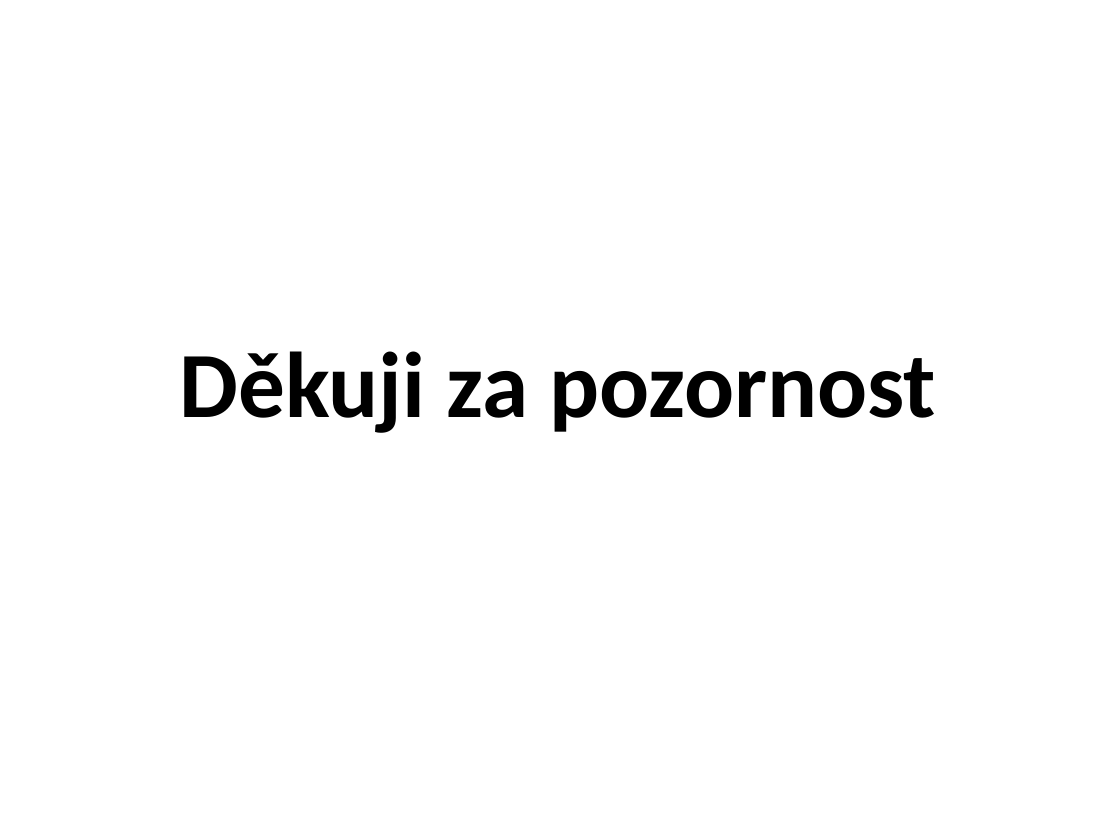
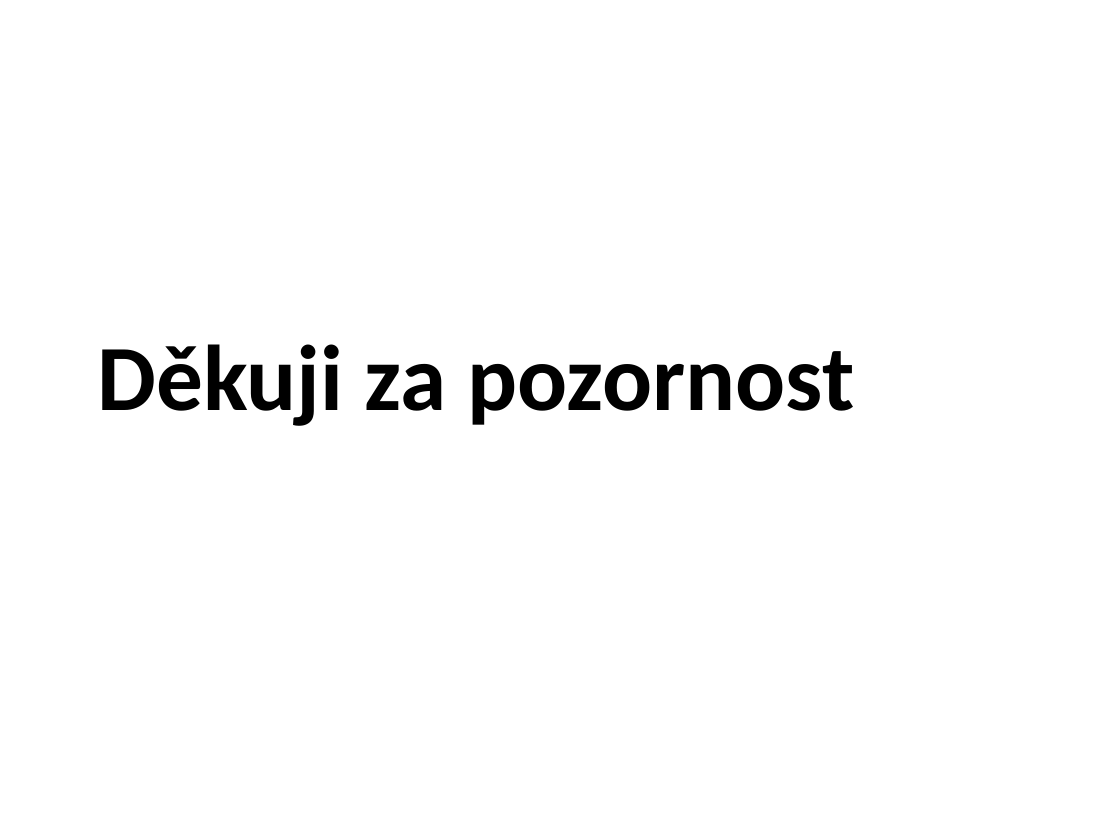
Before and after one commit to zimice/pr4_nis2, a slide deck: slide 10 of NIS2_kochanek.pptx (slide 9 before the commit). Drawn at 1120x840 pixels with LibreOffice and Linux fonts; fonts in the diff are those of the drawing; background and template pictures are left out. Boxes give left, top, right and bottom in pixels: in the first picture for what was removed or moved away, otherwise in the second. Text is boxed around its words. In the diff, an @@ line names an element or a change of style, - is before the commit and + after.

```diff
--- a/NIS2_kochanek.pptx
+++ b/NIS2_kochanek.pptx
@@ title "Děkuji za pozornost": place and size @@
-title "Děkuji za pozornost" at (179, 351, 937, 433)
+title "Děkuji za pozornost" at (97, 344, 855, 426)
```
Also in this commit, not shown: 7 other slides changed, 1 slide added.
